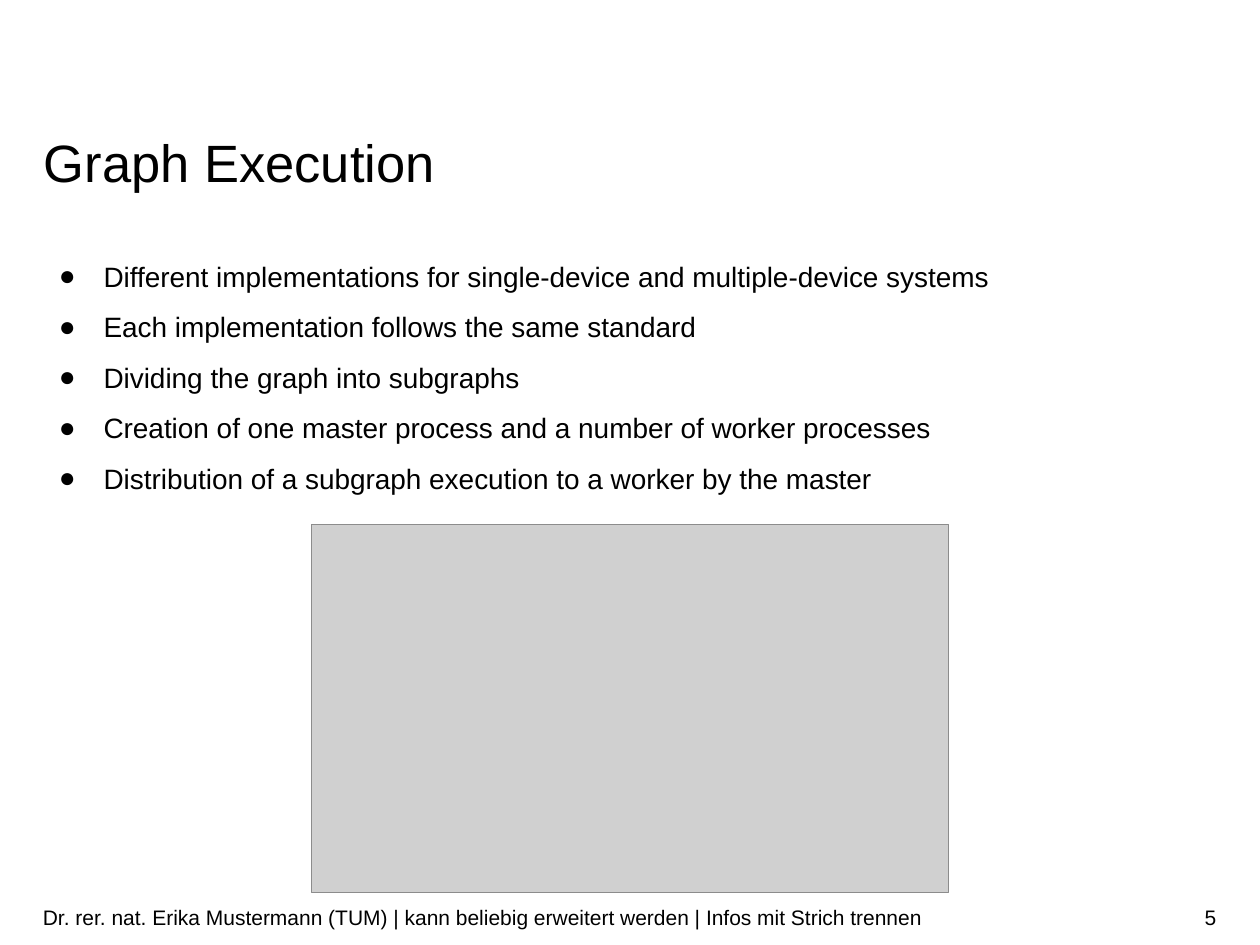
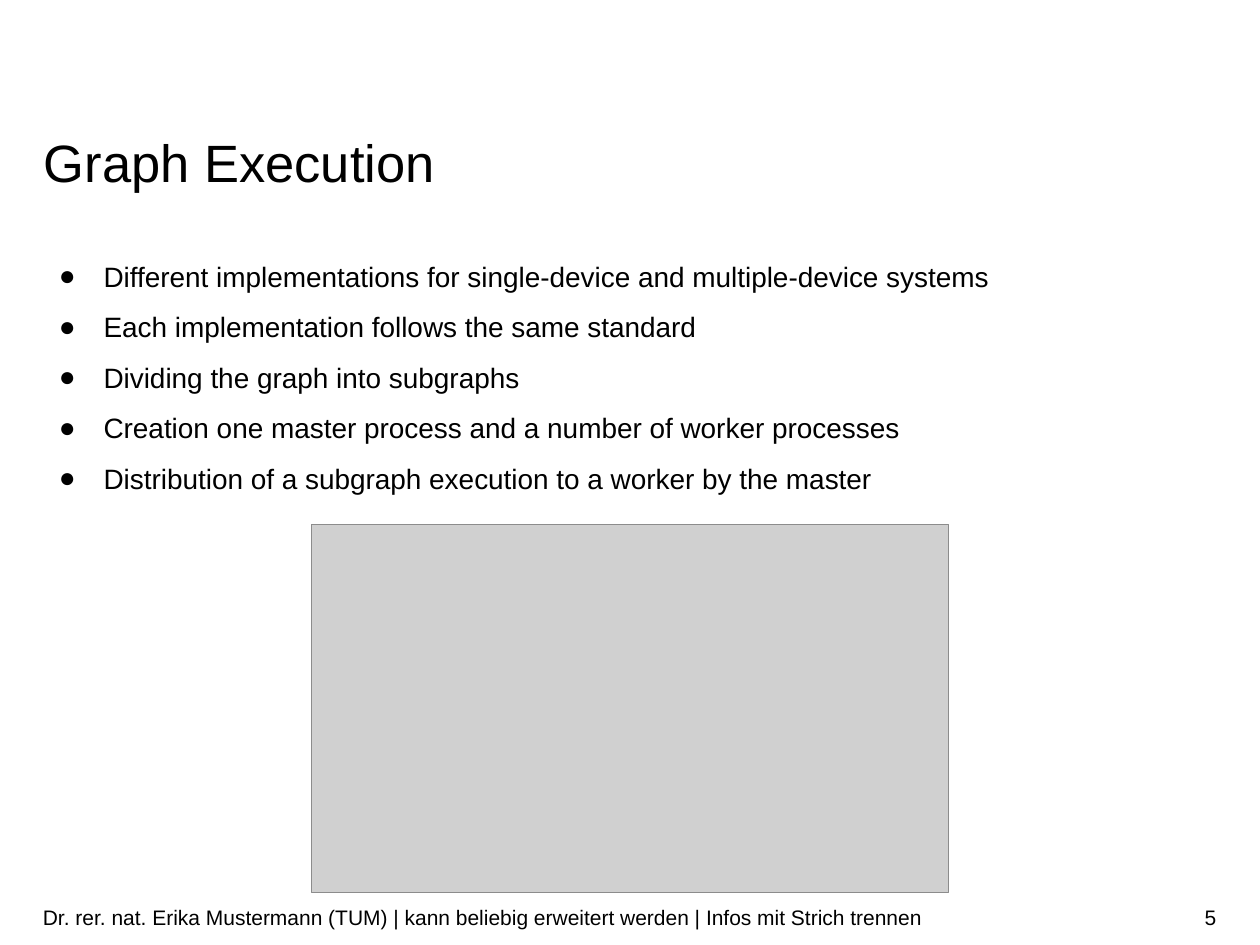
Before and after one commit to ekm01/EPHPC, a slide deck: slide 5 of Presentation/EPHPC_Presentation.odp. Drawn at 1260x945 pixels with LibreOffice and Linux fonts; fonts in the diff are those of the drawing; grey boxes stand for pictures; background and template pictures are left out. Boxes give left, top, right and bottom in pixels: in the first picture for what was removed or moved away, otherwise in the second. Text is boxed around its words. In the diff, an @@ line names an element or a change of style, - is before the commit and + after.

```diff
--- a/Presentation/EPHPC_Presentation.odp
+++ b/Presentation/EPHPC_Presentation.odp
@@ text at <box>104,417,899,443</box>: text changed @@
-● Creation of one master process and a number of worker processes
+● Creation one master process and a number of worker processes
```
Also in this commit, not shown: 1 other file.
